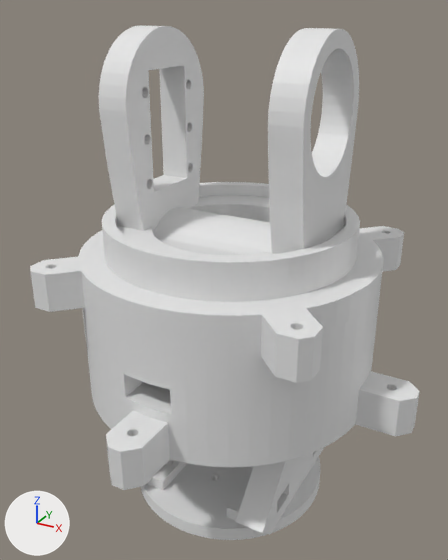
Before and after pictures for a commit that changed the Blender file 3d files/obj files work file/Links.blend.
Rendered twice from a 50 mm camera at (111.0, -207.0, 149.0) aimed at (-3.0, 1.0, 45.0). Lighting does not change. The marker at lower left points along +X, +Y and +Z.

Names of what the first picture shows: 'Basis', 'Link1Part1', 'TopMountUpdated'.
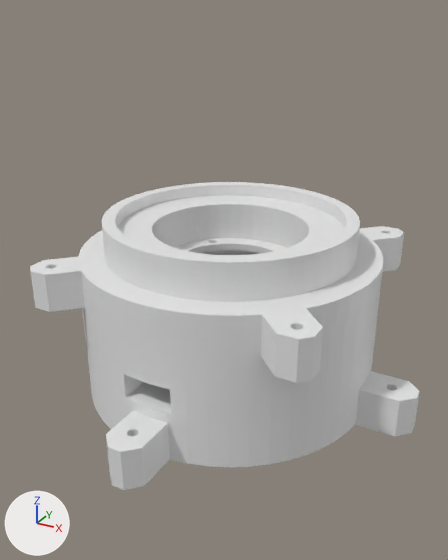
What differs and where, as boxes (x1, y1, x2, y2) in the pictures (448 x 560 px):
'Link1Part1', hidden
    before: (99, 26, 359, 255)
'TopMountUpdated', hidden
    before: (141, 448, 324, 540)

Patch to the scene script:
```diff
--- a/3d files/obj files work file/Links.blend.py
+++ b/3d files/obj files work file/Links.blend.py
@@ ob_topmountupdated @@
 ob_topmountupdated.location = (0.0, 0.0, 0.0)
+ob_topmountupdated.hide_set(True)
@@ ob_link1part1 @@
 ob_link1part1.location = (0.0, 0.0, 0.0)
+ob_link1part1.hide_set(True)
```
